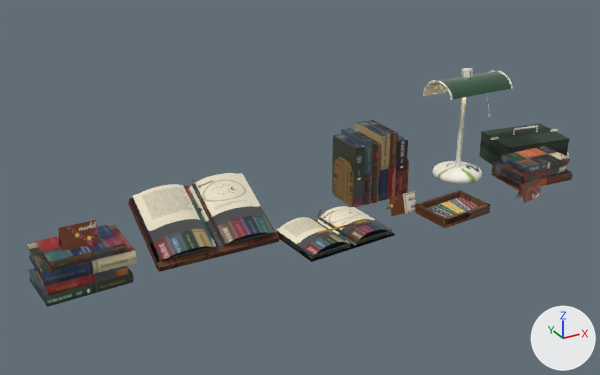
Renders of the glTF model site/public/models/prop_books_counter.glb from each side of a commit.
The view is the same before and after, from a 50 mm lens placed at (-1.282, -2.056, 1.168), pointed at (-0.122, 0.052, 0.114). Arrows for +X, +Y and +Z are at lower right; the lights stay in place. The picture after the commit comes second. Where no turn or scale is listed for an object, it has been applied to the vertices. Vertices at exactly the same position are counted once.

Names of what the first picture shows: 'act_book_200_mesh', 'act_book_201_mesh', 'act_book_202_mesh', 'act_book_203_mesh', 'act_book_205_mesh', 'act_book_206_mesh', 'act_book_207_mesh', 'act_book_208_mesh', 'act_book_210_mesh', 'act_book_211_mesh', 'act_book_212_mesh', 'prop_books_counter_static' and 2 more.
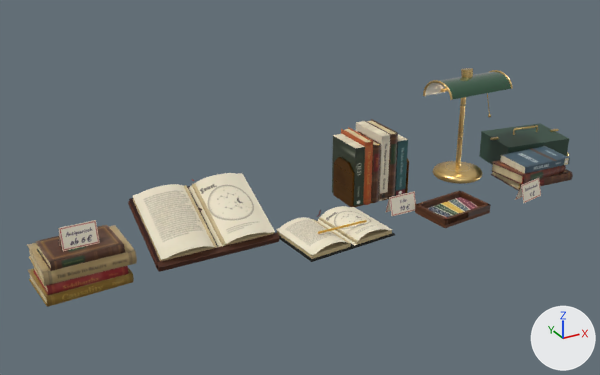
What changed in the scene script:
```text
Change me_act_book_200_mesh:
    where me_act_book_200_mesh.from_pydata(...)  # 42 vertices, 42 faces; spans x -0.125..0.125, y -0.095..0.095, z -0.016..0.016
    me_act_book_200_mesh part 1: texture (UV) coordinates of 42 of 42 faces, centred in x -0.122..0.121, y -0.089..0.09, z -0.016..0.016, changed; they spanned u 0.14..0.63, v 0.13..0.78 and now span u 0.0..0.4, v 0.03..0.87
Change me_act_book_202_mesh:
    where me_act_book_202_mesh.from_pydata(...)  # 42 vertices, 42 faces; spans x -0.125..0.125, y -0.093..0.093, z -0.02..0.02
    me_act_book_202_mesh part 2: texture (UV) coordinates of 42 of 42 faces, centred in x -0.125..0.125, y -0.092..0.093, z -0.02..0.02, changed; they spanned u 0.0..0.63, v 0.13..0.78 and now span u 0.0..0.99, v 0.03..0.87
Change me_act_book_203_mesh:
    where me_act_book_203_mesh.from_pydata(...)  # 42 vertices, 42 faces; spans x -0.103..0.103, y -0.075..0.075, z -0.013..0.013
    me_act_book_203_mesh part 3: texture (UV) coordinates of 42 of 42 faces, centred in x -0.101..0.101, y -0.072..0.073, z -0.013..0.013, changed; they spanned u 0.17..0.8, v 0.13..0.96 and now span u 0.0..0.8, v 0.03..0.98
Change me_act_book_205_mesh:
    where me_act_book_205_mesh.from_pydata(...)  # 42 vertices, 42 faces; spans x -0.111..0.111, y -0.085..0.085, z -0.017..0.017
    me_act_book_205_mesh part 4: texture (UV) coordinates of 42 of 42 faces, centred in x -0.107..0.106, y -0.079..0.08, z -0.017..0.017, changed; they spanned u 0.49..0.74, v 0.13..0.96 and now span u 0.0..0.63, v 0.03..0.98
Change me_act_book_206_mesh:
    where me_act_book_206_mesh.from_pydata(...)  # 8 vertices, 12 faces; spans x -0.102..0.102, y -0.069..0.069, z -0.012..0.012
    me_act_book_206_mesh part 5: texture (UV) coordinates of 12 of 12 faces, centred in x -0.101..0.101, y -0.066..0.066, z -0.012..0.012, changed; they spanned u 0.49..0.91, v 0.13..0.96 and now span u 0.0..0.91, v 0.03..0.98
Change me_act_book_207_mesh:
    where me_act_book_207_mesh.from_pydata(...)  # 8 vertices, 12 faces; spans x -0.018..0.018, y -0.071..0.071, z -0.104..0.104
    me_act_book_207_mesh part 6: texture (UV) coordinates of 12 of 12 faces, centred in x -0.018..0.018, y -0.071..0.071, z -0.104..0.104, changed; they spanned u 0.49..0.94, v 0.13..0.96 and now span u 0.0..0.94, v 0.03..0.98
Change me_act_book_208_mesh:
    where me_act_book_208_mesh.from_pydata(...)  # 42 vertices, 42 faces; spans x -0.015..0.015, y -0.078..0.078, z -0.111..0.111
    me_act_book_208_mesh part 7: texture (UV) coordinates of 42 of 42 faces, centred in x -0.015..0.015, y -0.077..0.078, z -0.111..0.111, changed; they spanned u 0.49..0.9, v 0.13..0.78 and now span u 0.0..0.68, v 0.03..0.87
Change me_act_book_210_mesh:
    where me_act_book_210_mesh.from_pydata(...)  # 8 vertices, 12 faces; spans x -0.016..0.016, y -0.079..0.079, z -0.116..0.116
    me_act_book_210_mesh part 8: texture (UV) coordinates of 12 of 12 faces, centred in x -0.016..0.016, y -0.079..0.079, z -0.116..0.116, changed; they spanned u 0.28..0.74, v 0.13..0.78 and now span u 0.0..0.73, v 0.03..0.87
Change me_prop_books_counter_static:
    where me_prop_books_counter_static.from_pydata(...)  # 974 vertices, 1584 faces; spans x -0.99..0.99, y -0.21..0.21, z -0.2..0.2
    me_prop_books_counter_static part 9: 1144 kept faces spanning x -0.99..0.99, y -0.21..0.21, z -0.2..0.2 get new texture (UV) coordinates
```

Location of each change, (x1, y1, x2, y2) in pixels of the pictures (600 x 375 px):
part 1 of me_act_book_200_mesh, surface changed (lighter): (28, 268, 134, 307) in both
part 2 of me_act_book_202_mesh, surface changed: (27, 225, 137, 286) in both
part 3 of me_act_book_203_mesh, surface changed: (36, 225, 125, 271) in both
part 4 of me_act_book_205_mesh, surface changed: (491, 160, 566, 185) in both
part 5 of me_act_book_206_mesh, surface changed: (500, 146, 570, 174) in both
part 6 of me_act_book_207_mesh, surface changed: (332, 134, 365, 206) in both
part 7 of me_act_book_208_mesh, surface changed (lighter): (341, 127, 373, 205) in both
part 8 of me_act_book_210_mesh, surface changed (lighter): (356, 121, 390, 201) in both
part 9 of me_prop_books_counter_static, surface changed: (58, 68, 569, 270) in both
